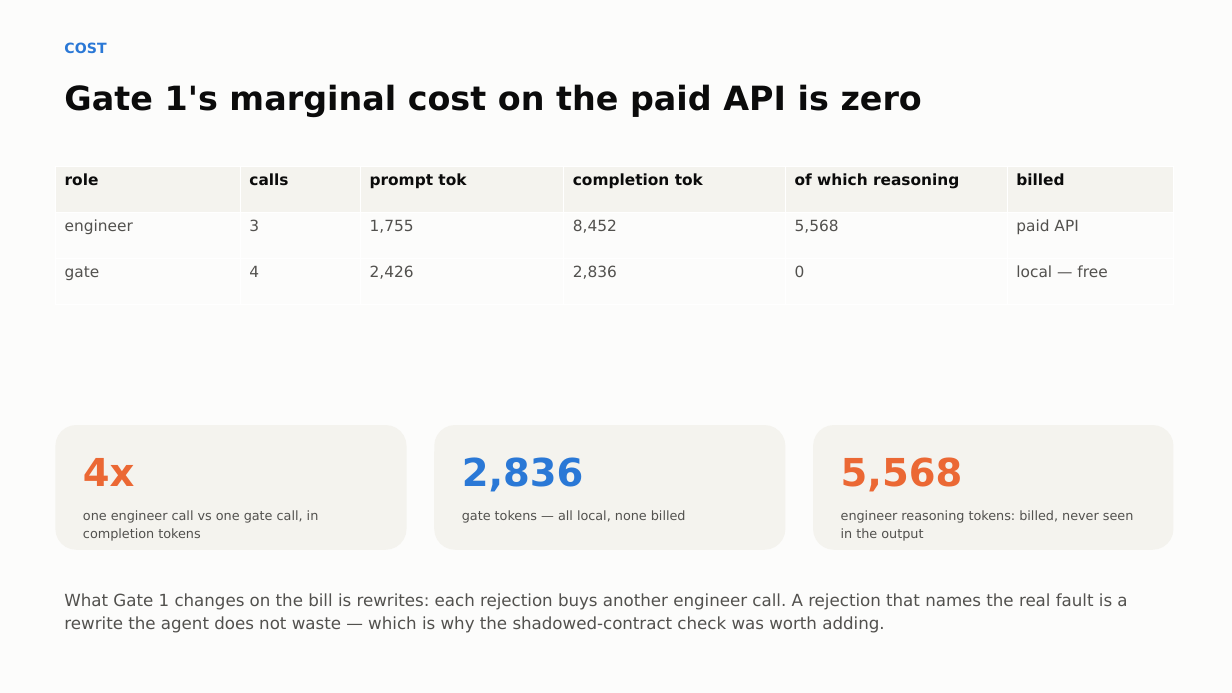
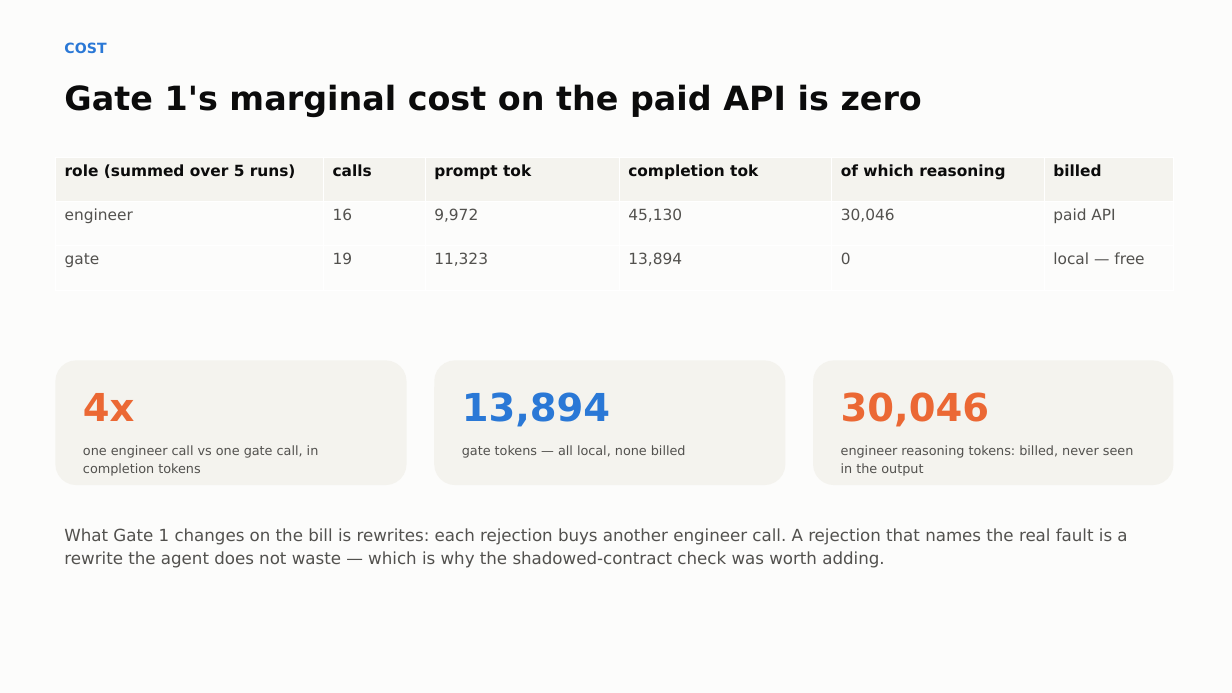
Before and after one commit to bananatruck/gates, a slide deck: slide 9 of reports/GATE1_DECK.pptx (slide 10 before the commit). Drawn at 1232x693 pixels with LibreOffice and Linux fonts; fonts in the diff are those of the drawing. Boxes give left, top, right and bottom in pixels: in the first picture for what was removed or moved away, otherwise in the second. Text is boxed around its words. In the diff, an @@ line names an element or a change of style, - is before the commit and + after.

```diff
--- a/reports/GATE1_DECK.pptx
+++ b/reports/GATE1_DECK.pptx
@@ table at [55, 157, 1174, 290] @@
-row 1, column 1: role
+row 1, column 1: role (summed over 5 runs)
-row 2: engineer | 3 | 1,755 | 8,452 | 5,568 | paid API
+row 2: engineer | 16 | 9,972 | 45,130 | 30,046 | paid API
-row 3: gate | 4 | 2,426 | 2,836 | 0 | local — free
+row 3: gate | 19 | 11,323 | 13,894 | 0 | local — free
@@ table: place and size @@
-table at [55, 166, 1174, 305]
+table at [55, 157, 1174, 290]
@@ 4 texts, 3 rounded rectangles: place and size @@
-4 texts, 3 rounded rectangles at [55, 425, 1174, 550]
+4 texts, 3 rounded rectangles at [55, 360, 1174, 485]
@@ text at [462, 392, 610, 427]: text changed @@
-2,836
+13,894
@@ text at [841, 392, 989, 427]: text changed @@
-5,568
+30,046
@@ text "What Gate 1 changes on ...": place and size @@
-text "What Gate 1 changes on ..." at [64, 593, 1127, 633]
+text "What Gate 1 changes on ..." at [64, 528, 1127, 568]
```
Also in this commit, not shown: 4 other slides changed, 3 slides added, 13 slides removed, 6 other files.
